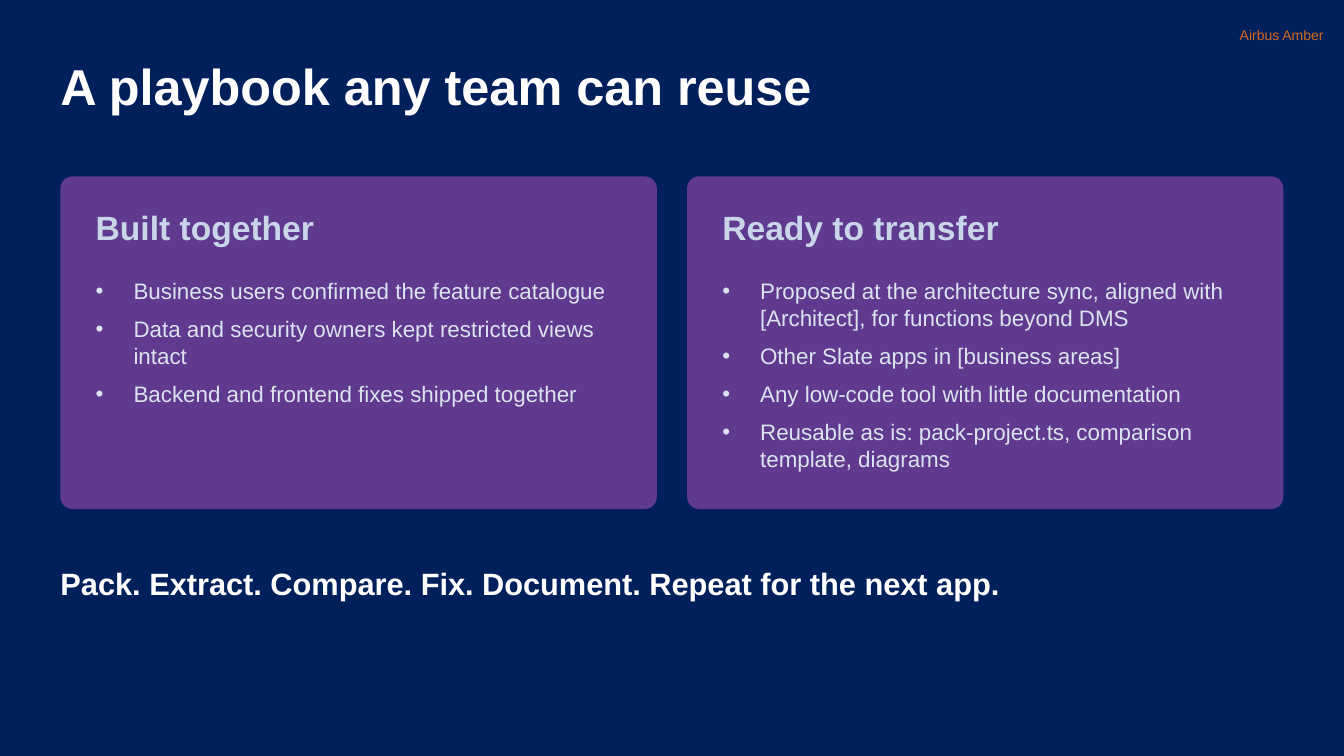
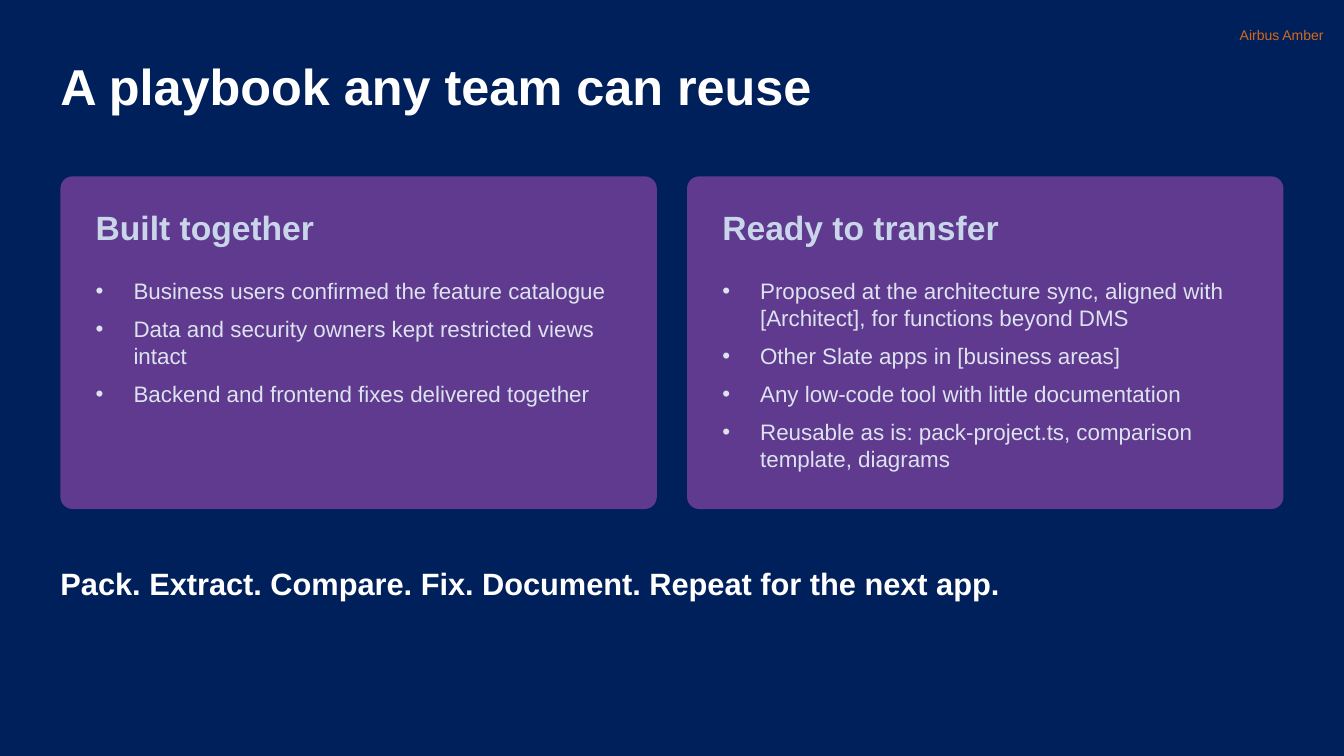
Before and after one commit to nithinram97/archify, a slide deck: slide 12 of erm-migration/docs/ERM-Migration-Jury-Pitch.pptx. Drawn at 1344x756 pixels with LibreOffice and Linux fonts; fonts in the diff are those of the drawing. Boxes give left, top, right and bottom in pixels: in the first picture for what was removed or moved away, otherwise in the second. Text is boxed around its words. In the diff, an @@ line names an element or a change of style, - is before the commit and + after.

```diff
--- a/erm-migration/docs/ERM-Migration-Jury-Pitch.pptx
+++ b/erm-migration/docs/ERM-Migration-Jury-Pitch.pptx
@@ text at [134,386,589,407]: text changed @@
-• Backend and frontend fixes shipped together
+• Backend and frontend fixes delivered together
```
Also in this commit, not shown: 3 other files.
